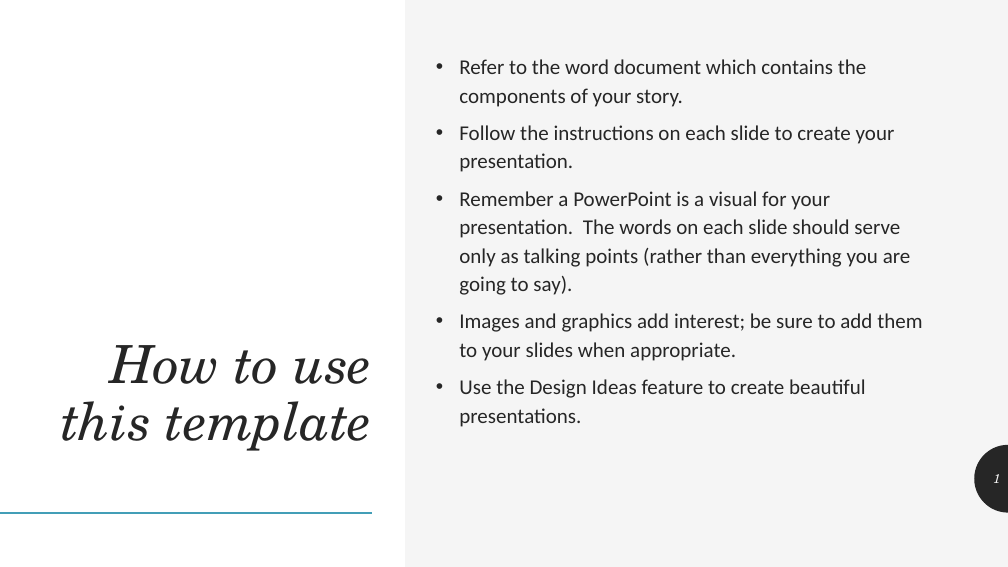
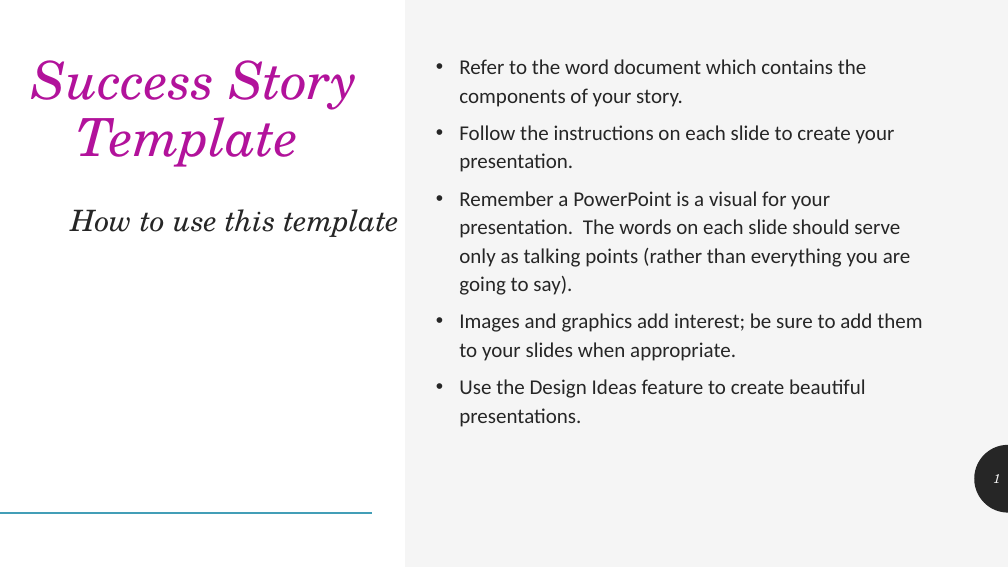
Before and after one commit to tinymagiq/hipoha-framework, a slide deck: slide 1 of Downloads/Success.Story- Presentation V1.pptx. Drawn at 1008x567 pixels with LibreOffice and Linux fonts; fonts in the diff are those of the drawing. Boxes give left, top, right and bottom in pixels: in the first picture for what was removed or moved away, otherwise in the second. Text is boxed around its words. In the diff, an @@ line names an element or a change of style, - is before the commit and + after.

```diff
--- a/Downloads/Success.Story- Presentation V1.pptx
+++ b/Downloads/Success.Story- Presentation V1.pptx
@@ title at [31,60,358,167]: text changed; text colour #262626 to #B2129B @@
-How to use this template
+Success Story Template
@@ text added at [71,209,399,237], 28 pt, text #262626, italic @@
+How to use this template
```
